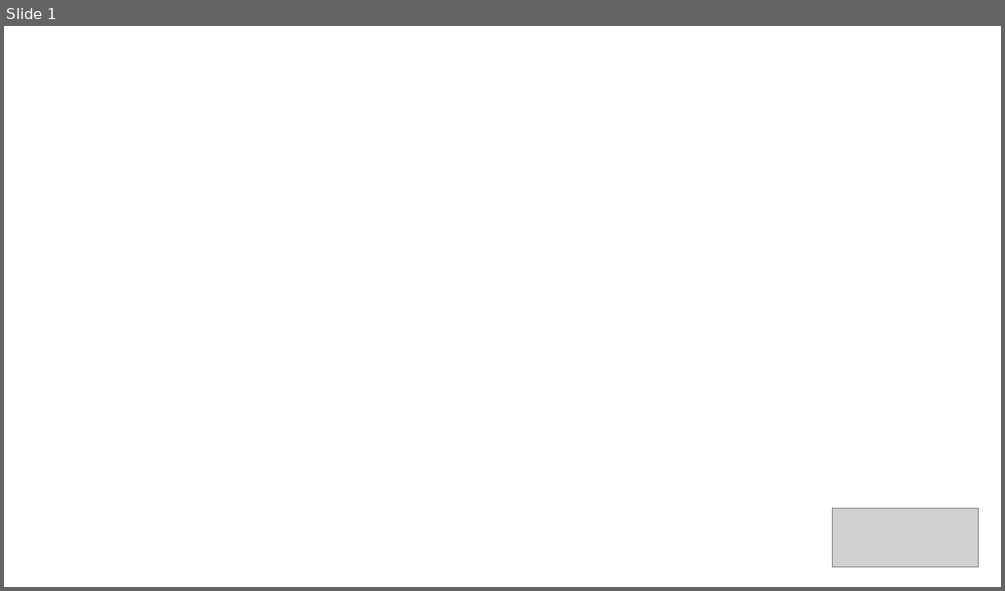
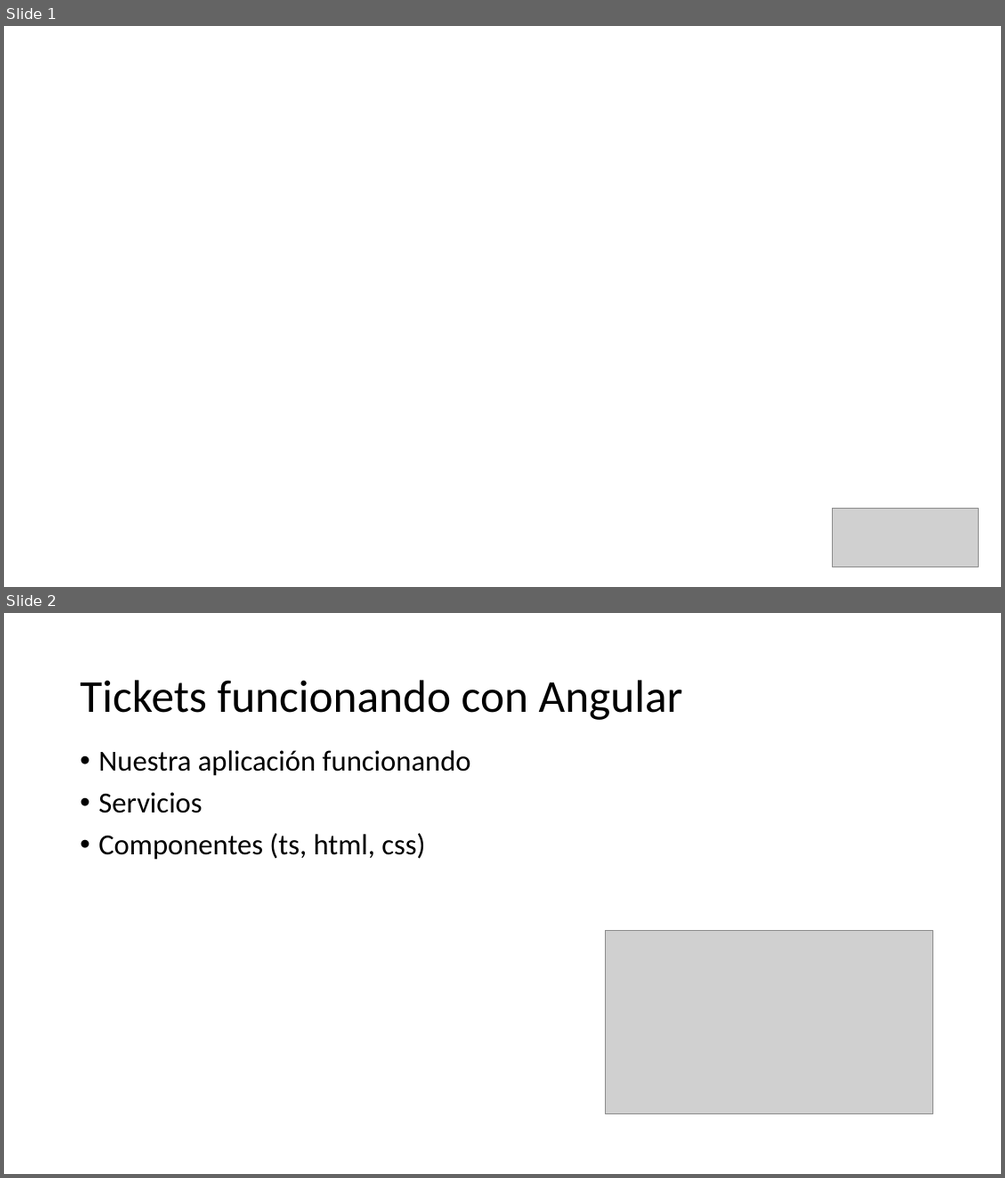
Before and after one commit to codebryanc/ionicBizagi, a slide deck: Step 12 - Angular/Presentación14.pptx. Shown one above the other, each under a label of ours: slide 1 before the commit, slides 1 and 2 after it. The pictures are 1005x591 and 1005x1178 pixels, drawn with LibreOffice and Linux fonts; fonts in the diff are those of the drawing; grey boxes stand for pictures; background and template pictures are left out. Boxes give left, top, right and bottom in pixels: in the first picture for what was removed or moved away, otherwise in the second. Text is boxed around its words. In the diff, an @@ line names an element or a change of style, - is before the commit and + after.

Commit message:
13 Angular

```diff
--- a/Step 12 - Angular/Presentación14.pptx
+++ b/Step 12 - Angular/Presentación14.pptx
@@ slide 2 added at [4,613,1001,1174], background #FFFFFF @@
@@ title added at [80,680,683,720], 44 pt, text #000000 @@
+Tickets funcionando con Angular
@@ text added at [98,750,471,860], 28 pt, text #000000 @@
+• Nuestra aplicación funcionando
+• Servicios
+• Componentes (ts, html, css)
@@ picture added at [606,930,932,1114] @@
```
Also in this commit, not shown: 1 slide changed, 2 slides removed, 1 other file.
